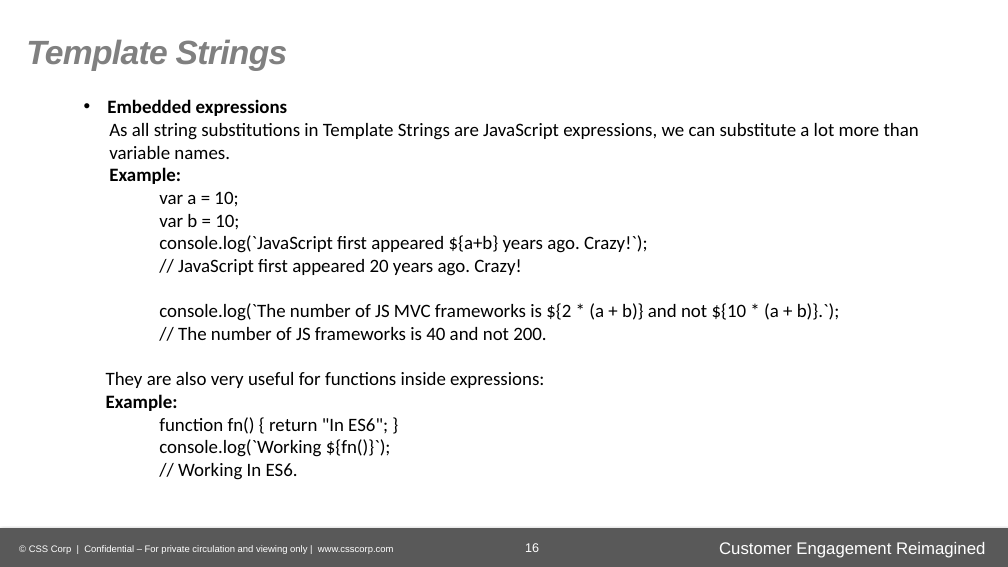
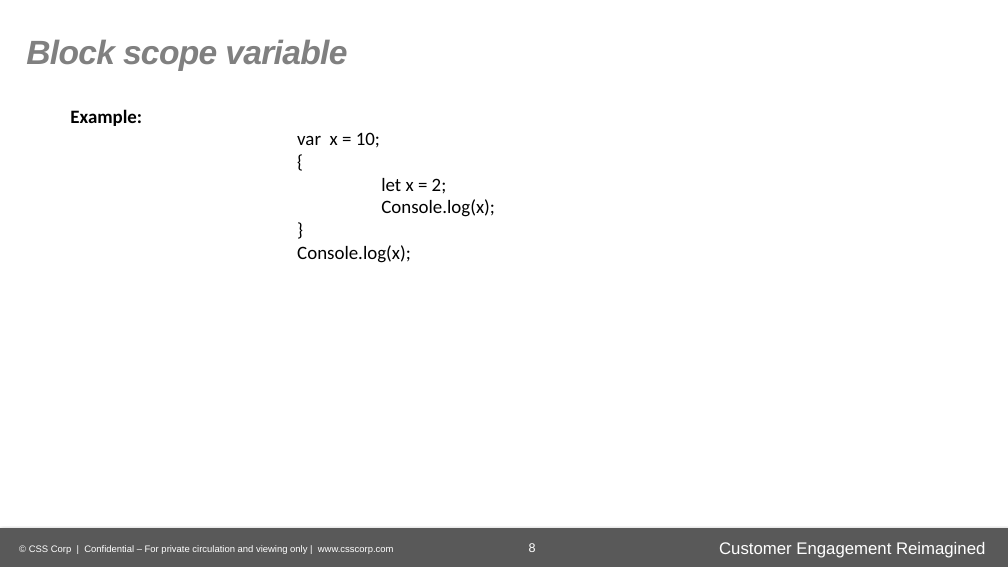
Before and after one commit to gurudevraj/asEmployee, a slide deck: slide 8 of ECMAScript 6-P2.pptx (slide 16 before the commit). Drawn at 1008x567 pixels with LibreOffice and Linux fonts; fonts in the diff are those of the drawing; background and template pictures are left out. Boxes give left, top, right and bottom in pixels: in the first picture for what was removed or moved away, otherwise in the second. Text is boxed around its words. In the diff, an @@ line names an element or a change of style, - is before the commit and + after.

```diff
--- a/ECMAScript 6-P2.pptx
+++ b/ECMAScript 6-P2.pptx
@@ text at [26, 39, 347, 71]: text changed @@
-Template Strings
+Block scope variable
@@ text "Example:": place and size @@
-text "Example:" at [106, 99, 919, 480]
+text "Example:" at [70, 109, 495, 263]
@@ text at [70, 109, 142, 126]: list level 2 to 1 in "Example:" @@
@@ text at [107, 99, 919, 159]: paragraphs removed @@
-  • Embedded expressions
-  As all string substitutions in Template Strings are JavaScript expressions, we can substitute a lot more than
-  variable names.
@@ text at [297, 132, 495, 263]: text changed @@
-      var a = 10;
-      var b = 10;
-      console.log(`JavaScript first appeared ${a+b} years ago. Crazy!`);
-      // JavaScript first appeared 20 years ago. Crazy!
-      console.log(`The number of JS MVC frameworks is ${2 * (a + b)} and not ${10 * (a + b)}.`);
-      // The number of JS frameworks is 40 and not 200.
-They are also very useful for functions inside expressions:
-Example:
-      function fn() { return "In ES6"; }
-      console.log(`Working ${fn()}`);
-      // Working In ES6.
+var x = 10;
+{
+let x = 2;
+Console.log(x);
+}
+Console.log(x);
@@ page number at [529, 543, 536, 552]: text changed @@
-16
+8
```
Also in this commit, not shown: 14 other slides changed, 24 slides added, 9 slides removed, 3 other files.
